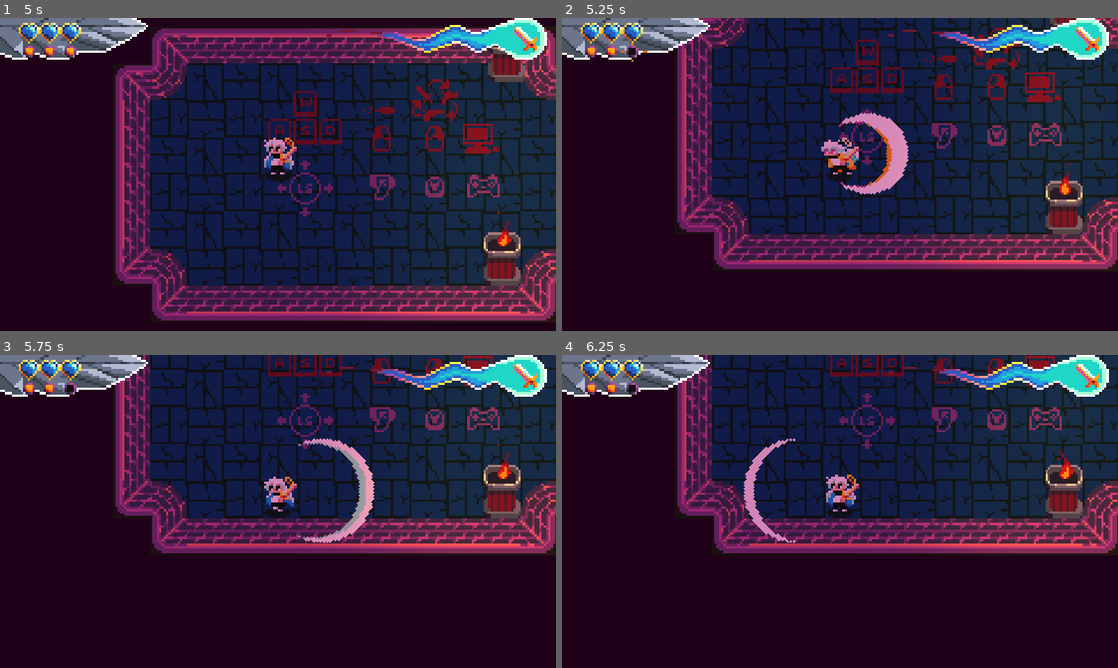
Above: before the commit, frames 1-4 (two rows, left to right).
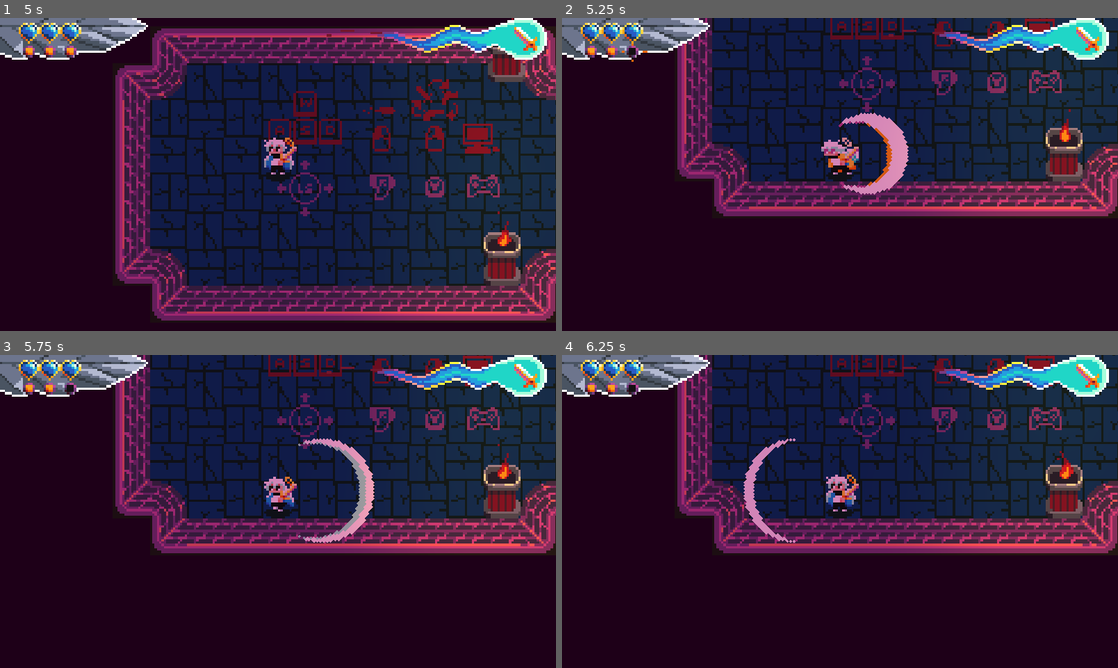
Above: after the commit, the same moments.

Repository: NielsOuvrard/TheShadowOfHeaven
Game: Godot game, scene res://Scenes/SplashScreen.tscn
Two runs of this game, one before a commit and one after it. Both use one fixed random seed, a clock stepped at 60 frames per second and the inputs below. Sound files missing from this copy of the repository are replaced by a short silence.
Inputs (mouse positions are in pixels of both pictures, inside the frame that each line leads up to):
- Up to frame 1 (5 s): tap Enter at 0.5, 2 s; move the mouse to (400, 158) at 0.52 s; press the mouse at (400, 158) at 0.53 s; hold Right (move_right) 0.53-1.25 s; tap Shift (dash) at 0.6 s; release the mouse at (400, 158) at 1.25 s; tap Space at 1.25 s; drag from (166, 190) to (250, 237) at 1.27 s; move the mouse to (333, 105) at 2.02 s; hold Right (move_right) 2.03-2.75 s; hold Q (change_weapon) 2.03-2.75 s; click (333, 105) at 2.3 s; drag from (250, 237) to (278, 158) at 2.77 s; move the mouse to (444, 221) at 3.52 s; hold Left (move_left) 3.53-4.25 s; hold F (interact) 3.53-4.25 s; click (444, 221) at 3.8 s; drag from (111, 127) to (316, 165) at 4.27 s
- Up to frame 2 (5.25 s): tap Space at 5 s; move the mouse to (867, 174) at 5.02 s; press the mouse at (867, 174) at 5.03 s; hold Down (move_down) from 5.03 s (still down)
- Up to frame 3 (5.75 s): keep holding Down (move_down)
- Up to frame 4 (6.25 s): release Down (move_down) at 5.75 s; release the mouse at (867, 511) at 5.75 s; drag from (756, 433) to (728, 527) at 5.77 s

Frame 1 is identical in both runs. In frame 2, 37% of the frame differs, in the area x 20-100%, y 0-81%; in frame 3, less than 0.1%; in frame 4, less than 0.1%.

Commit message:
fix dash + invincible

Diff:
--- a/Scripts/player.gd
+++ b/Scripts/player.gd
@@ -37,10 +37,13 @@
 @export var debug := false
 @export var push_force = 80.0
 
-const DASH_STRENGTH = 80.0
+const DASH_COOLDOWN := 3.0
 const MAX_NMB_DASH = 3
 var dash_remaining := MAX_NMB_DASH
 var invincibylity_step := 0
+
+var dash_active := false
+var speed := SPEED
 
 var look_direction := Vector2.ZERO
 var last_look_direction_mouse := Vector2.ZERO
@@ -274,7 +277,7 @@
 	# * Velocity
 	var target_velocity = Vector2.ZERO
 	if direction != Vector2.ZERO:
-		target_velocity = direction * SPEED
+		target_velocity = direction * speed
 	else:
 		target_velocity = Vector2.ZERO
 	# Use lerp to smoothly transition the velocity
@@ -307,9 +310,12 @@
 			shoot()
 
 		if Input.is_action_just_pressed('dash') and dash_remaining > 0:
+			dash_active = true
 			shoot_cooldown.wait_time = 0.2 # TODO dash cooldown
+			health.is_invicible = true
 			animation_handler.add_animation(Data.Animations.DASH)
-			position = position.lerp(position + velocity.normalized() * DASH_STRENGTH, 0.5)
+			speed = SPEED * 5
+			dash_cooldown.wait_time = 0.1
 			dash_cooldown.start()
 			dash_remaining -= 1
 			SignalsHandler.player_update_dash.emit(dash_remaining)
@@ -365,6 +371,15 @@
 
 
 func _on_dash_cooldown_timeout() -> void:
+	if dash_active:
+		dash_active = false
+		health.is_invicible = false
+		dash_cooldown.wait_time = DASH_COOLDOWN - dash_cooldown.wait_time
+		dash_cooldown.start()
+		speed = SPEED
+		animated_sprite.modulate.a = 1
+		return
+
 	dash_remaining = min(dash_remaining + 1, MAX_NMB_DASH)
 	SignalsHandler.player_update_dash.emit(dash_remaining)
 	if dash_remaining < MAX_NMB_DASH:
